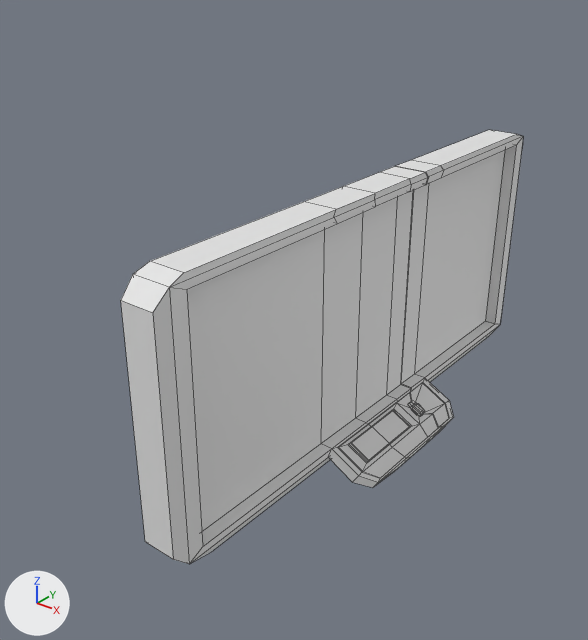
What one commit did to the Blender file Assets/Models/ShopMonitor.blend.
Rendered twice from a 50 mm lens placed at (1.21, -1.87, 1.03), pointed at (-0.11, -0.23, 0.01). Arrows for +X, +Y and +Z are at lower left; the lights stay in place. The older version comes first. Mesh edges are drawn as thin lines.

Objects in the first picture: 'Shop Monitor'.
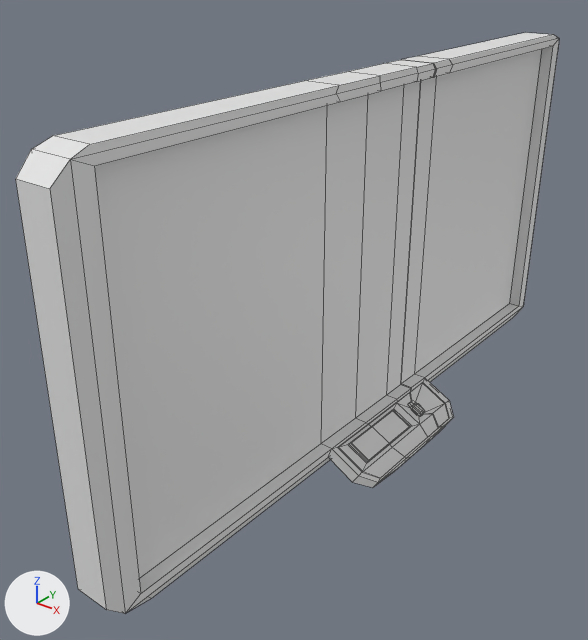
Boxes [x1, y1, x2, y2] around the edits, measured in the pictures (588 x 640 px; the box of a moved part takes in the faces that stretch with it):
'Shop Monitor', reshaped (35% wider, 34% taller): before [121, 130, 523, 564]; after [16, 33, 559, 613]
part 1 of me_cube, moved or reshaped: before [190, 444, 332, 563]; after [126, 444, 332, 613]
part 2 of me_cube, moved or reshaped: before [121, 202, 337, 564]; after [16, 81, 340, 613]
part 3 of me_cube, moved or reshaped: before [304, 160, 444, 443]; after [306, 56, 452, 443]
part 4 of me_cube, moved or reshaped: before [415, 321, 499, 382]; after [415, 304, 523, 382]
part 5 of me_cube, moved or reshaped: before [413, 130, 523, 374]; after [414, 33, 559, 374]

The change, as a list of edits to the scene's bpy script:
```text
Change me_cube:
    used by ob_shop_monitor; location = (0.0, 0.0, 0.0); scale = (1.4, 1.4, 1.4)
    remove me_cube.from_pydata(...)  # 280 vertices, 278 faces; spans x -0.039..0.141, y -0.632..0.615, z -0.313..0.272
    add me_cube.from_pydata(...)  # 280 vertices, 278 faces; spans x -0.039..0.141, y -0.776..0.765, z -0.313..0.49
    me_cube part 1: all 8 vertices in x -0.039..0.039, y -0.632..-0.542, z -0.276..-0.23 are moved by (0.0, -0.144, 0.0)
    me_cube part 2: all 8 vertices in x -0.039..0.039, y -0.632..-0.566, z 0.23..0.272 are moved by (0.0, -0.144, 0.218)
    me_cube part 3: all 42 vertices in x -0.039..0.039, y -0.197..0.204, z 0.246..0.272 are moved by (0.0, 0.0, 0.218)
    me_cube part 4: all 8 vertices in x -0.039..0.039, y 0.542..0.615, z -0.276..-0.226 are moved by (0.0, 0.15, 0.0)
    me_cube part 5: all 8 vertices in x -0.039..0.039, y 0.566..0.615, z 0.226..0.272 are moved by (0.0, 0.15, 0.218)
```
